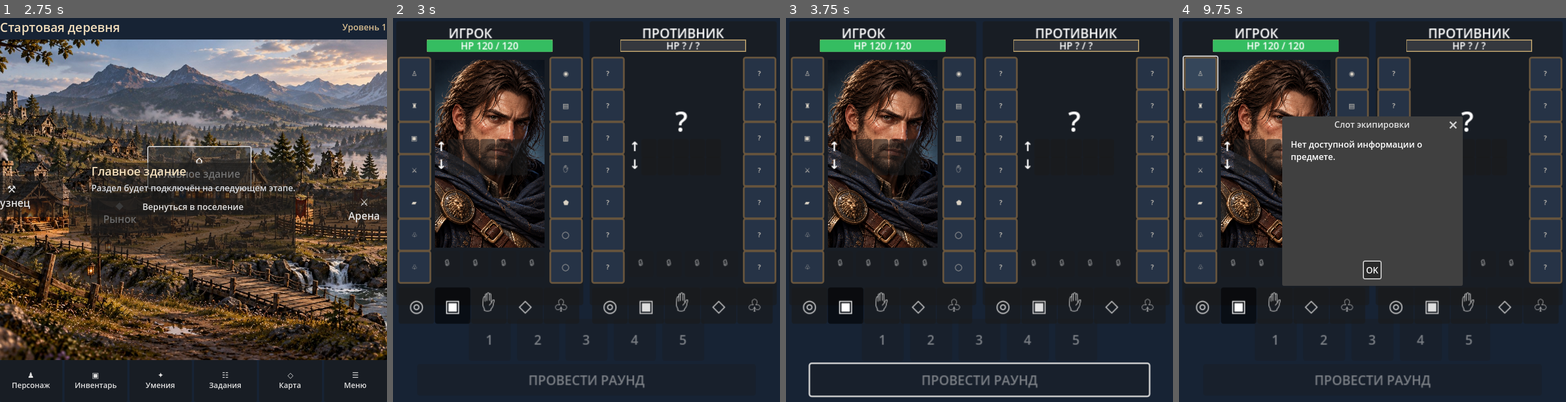
Above: before the commit, frames 1-4 (left to right).
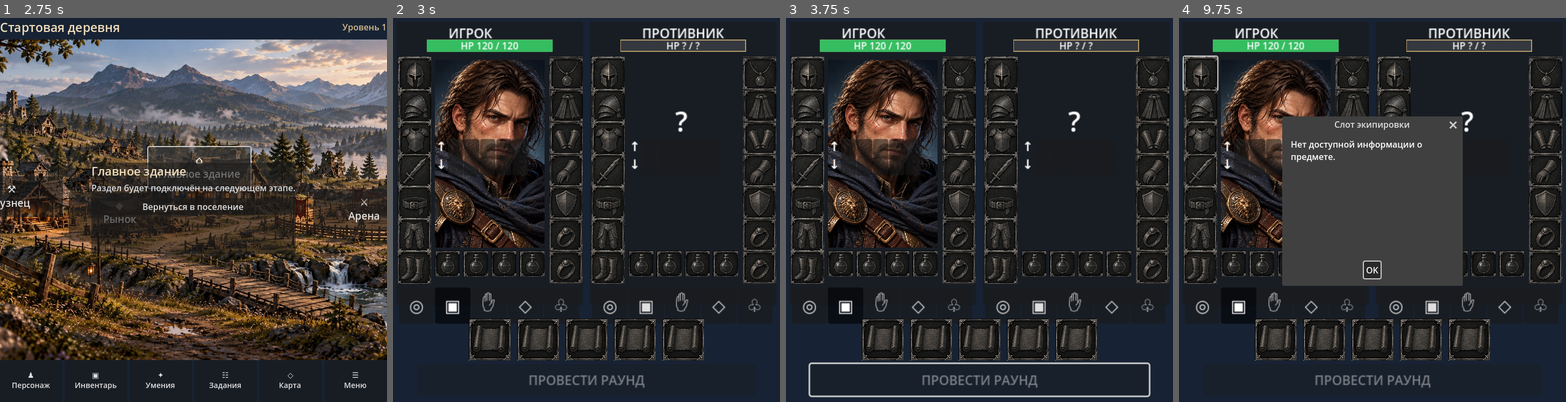
Above: after the commit, the same moments.

Repository: Archoniou1987/Battle-of-Artheon
Game: Godot game, scene res://scenes/main/main.tscn
Same seed, same stepped clock (60 frames per second), same inputs: the game is played once before the commit and once after it.
Inputs (mouse positions are in pixels of both pictures, inside the frame that each line leads up to):
- Up to frame 1 (2.75 s): click "⚒ Кузнец" at 0.5 s; click "◆ Рынок" at 1.25 s; click "⌂ Главное здание" at 2 s
- Up to frame 2 (3 s): click "⚔ Арена" at 2.75 s
- Up to frame 3 (3.75 s): click "♟ Персонаж" at 3.5 s
- Up to frame 4 (9.75 s): click "▣ Инвентарь" at 4.25 s; click "✦ Умения" at 5 s; click "☷ Задания" at 5.75 s; click "◇ Карта" at 6.5 s; click "☰ Меню" at 7.25 s; click "Вернуться в поселение" at 8 s; click (1275, 152) at 8.77 s; click (1202, 71) at 9.5 s, where only the run before the commit has a clickable "♙"

Frame 1 is identical in both runs. In frame 2, 23% of the frame differs, in the area x 1-100%, y 10-90%; in frame 3, 23%; in frame 4, 16%.

Commit message:
Show V2 slot textures in arena equipment, ABI and elixir controls

Diff:
--- a/ui/arena/arena_screen.gd
+++ b/ui/arena/arena_screen.gd
@@ -145,7 +145,12 @@
 	for index in range(5):
 		var button := Button.new()
 		button.custom_minimum_size = Vector2(52, 52)
-		button.text = str(index + 1)
+		button.text = ""
+		var abi_style := StyleBoxTexture.new()
+		abi_style.texture = ItemIcon.empty_slot_texture("abi")
+		if abi_style.texture != null:
+			for state in ["normal", "hover", "pressed", "disabled"]:
+				button.add_theme_stylebox_override(state, abi_style)
 		button.tooltip_text = "Активная способность %d" % (index + 1)
 		button.toggle_mode = true
 		button.disabled = true # UI only until CombatCommandApi integration.
@@ -206,7 +211,7 @@
 				player_slots[slot] = icon
 			else:
 				enemy_slots[slot] = icon
-			icon.set_item({}, String(SLOT_SYMBOLS.get(slot, "◇")))
+			icon.set_item({}, slot)
 			icon.pressed.connect(_show_equipment_details.bind(is_player, slot))
 	var health_bar := ProgressBar.new()
 	health_bar.position = Vector2(38, 23)
@@ -241,6 +246,11 @@
 		elixir_button.custom_minimum_size = Vector2(31, 32)
 		elixir_button.add_theme_font_size_override("font_size", 10)
 		elixir_button.disabled = true # UI only; no consumption or round action yet.
+		var elixir_style := StyleBoxTexture.new()
+		elixir_style.texture = ItemIcon.empty_slot_texture("elixir")
+		if elixir_style.texture != null:
+			for state in ["normal", "hover", "pressed", "disabled"]:
+				elixir_button.add_theme_stylebox_override(state, elixir_style)
 		elixir_row.add_child(elixir_button)
 		if is_player:
 			player_elixir_slots.append(elixir_button)
@@ -291,7 +301,7 @@
 	disclosed_enemy_equipment = equipment.duplicate(true)
 	for slot in enemy_slots:
 		var item: Dictionary = disclosed_enemy_equipment.get(slot, {})
-		(enemy_slots[slot] as ItemIcon).set_item(item, String(SLOT_SYMBOLS.get(slot, "◇")) if not item.is_empty() else "?")
+		(enemy_slots[slot] as ItemIcon).set_item(item, slot)
 
 ## UI-only belt capacity and charge snapshots. The caller owns gameplay state.
 ## Each entry may contain icon, charges and max_charges; no charges are spent here.
@@ -317,11 +327,11 @@
 			var button := buttons[index]
 			button.disabled = true
 			if index >= capacity:
-				button.text = "🔒"
+				button.text = ""
 				button.tooltip_text = "Слот эликсира недоступен — нужен пояс"
 				continue
 			if index >= entries.size() or entries[index].is_empty():
-				button.text = "♧"
+				button.text = ""
 				button.tooltip_text = "Пустой слот эликсира"
 				continue
 			var item: Dictionary = entries[index]
@@ -453,11 +463,11 @@
 		var icon := player_slots[slot] as ItemIcon
 		var instance_id: Variant = character.equipment.get_equipped_instance_id(slot) if character != null else null
 		var item: Dictionary = repository.get_item(String(instance_id)) if instance_id != null and repository != null else {}
-		icon.set_item(item, String(SLOT_SYMBOLS.get(slot, "◇")), instance_id != null)
+		icon.set_item(item, slot, instance_id != null)
 	for slot in enemy_slots:
 		var icon := enemy_slots[slot] as ItemIcon
 		var disclosed: Dictionary = disclosed_enemy_equipment.get(slot, {})
-		icon.set_item(disclosed, String(SLOT_SYMBOLS.get(slot, "◇")) if not disclosed.is_empty() else "?")
+		icon.set_item(disclosed, slot)
 	if character != null and repository != null and hp_label != null:
 		var snapshot := CharacterCombatBuilder.build(character, repository)
 		_update_hp(hp_bars["player"], hp_label, snapshot.hp, snapshot.max_hp)
